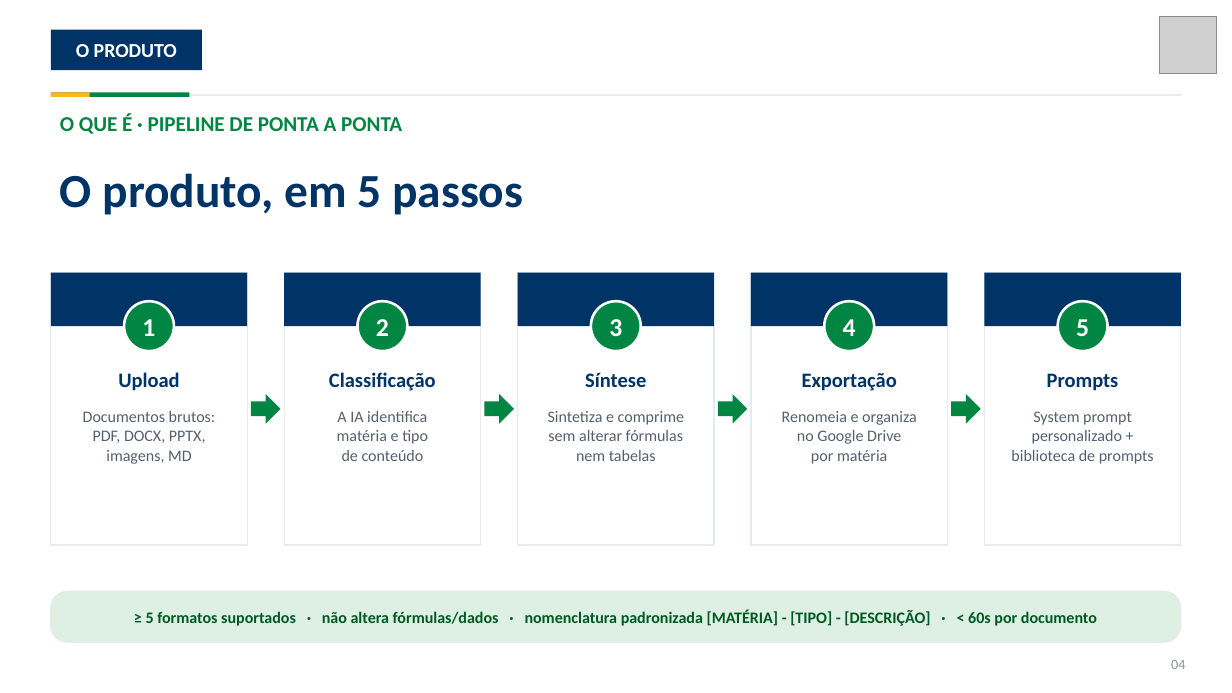
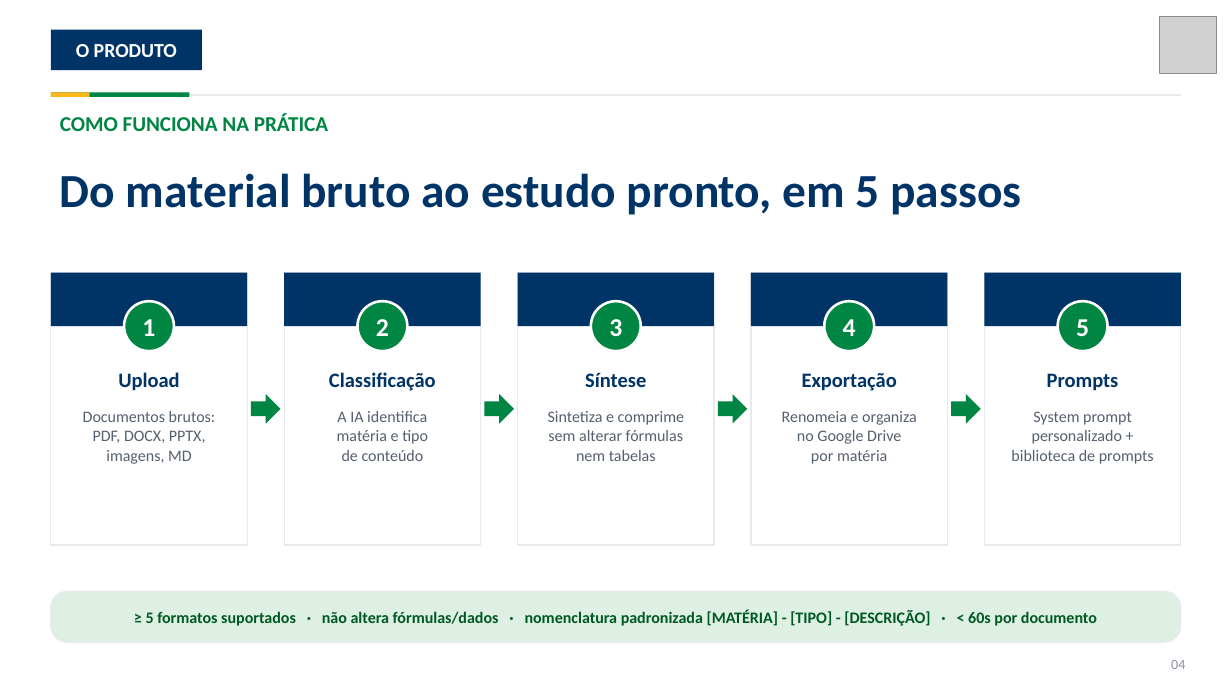
Before and after one commit to Theomurah/psp2-ia-universitarios, a slide deck: slide 4 of Entregas/Nao-Teams/Apresentacoes/PSP2_Apresentacao_Final.pptx. Drawn at 1232x693 pixels with LibreOffice and Linux fonts; fonts in the diff are those of the drawing; grey boxes stand for pictures. Boxes give left, top, right and bottom in pixels: in the first picture for what was removed or moved away, otherwise in the second. Text is boxed around its words. In the diff, an @@ line names an element or a change of style, - is before the commit and + after.

```diff
--- a/Entregas/Nao-Teams/Apresentacoes/PSP2_Apresentacao_Final.pptx
+++ b/Entregas/Nao-Teams/Apresentacoes/PSP2_Apresentacao_Final.pptx
@@ text at (x1=60, y1=113, x2=328, y2=131): text changed @@
-O QUE É · PIPELINE DE PONTA A PONTA
+COMO FUNCIONA NA PRÁTICA
@@ text at (x1=60, y1=173, x2=1022, y2=215): text changed @@
-O produto, em 5 passos
+Do material bruto ao estudo pronto, em 5 passos
```
Also in this commit, not shown: 11 other slides changed, 1 slide removed.
